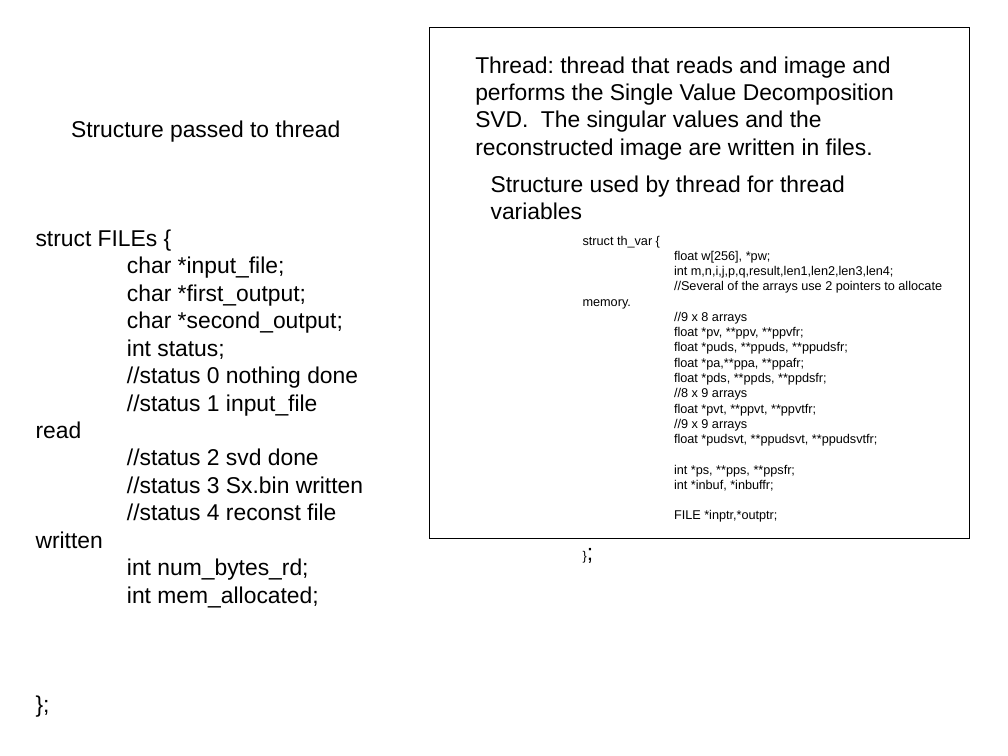
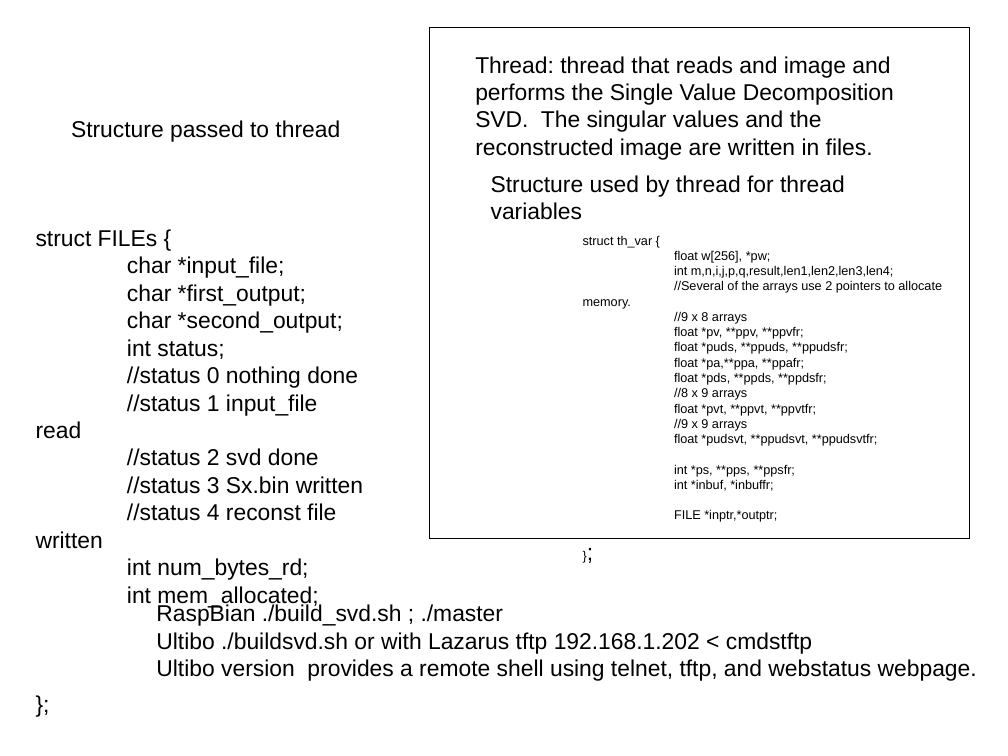
Before and after one commit to develone/master_slave, a slide deck: slide 1 of doc/thread_ex.odp. Drawn at 1008x756 pixels with LibreOffice and Linux fonts; fonts in the diff are those of the drawing. Boxes give left, top, right and bottom in pixels: in the first picture for what was removed or moved away, otherwise in the second. Text is boxed around its words. In the diff, an @@ line names an element or a change of style, - is before the commit and + after.

```diff
--- a/doc/thread_ex.odp
+++ b/doc/thread_ex.odp
@@ text added at (156,603,977,681), 18 pt, text #000000 @@
+RaspBian ./build_svd.sh ; ./master
+Ultibo ./buildsvd.sh or with Lazarus tftp 192.168.1.202 < cmdstftp
+Ultibo version provides a remote shell using telnet, tftp, and webstatus webpage.
```
Also in this commit, not shown: 1 other file.
